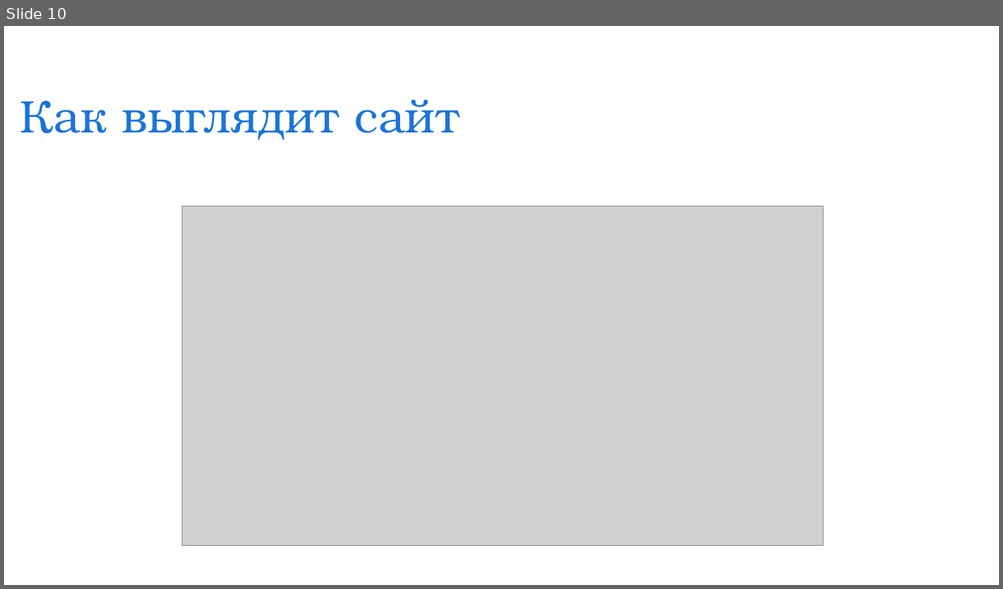
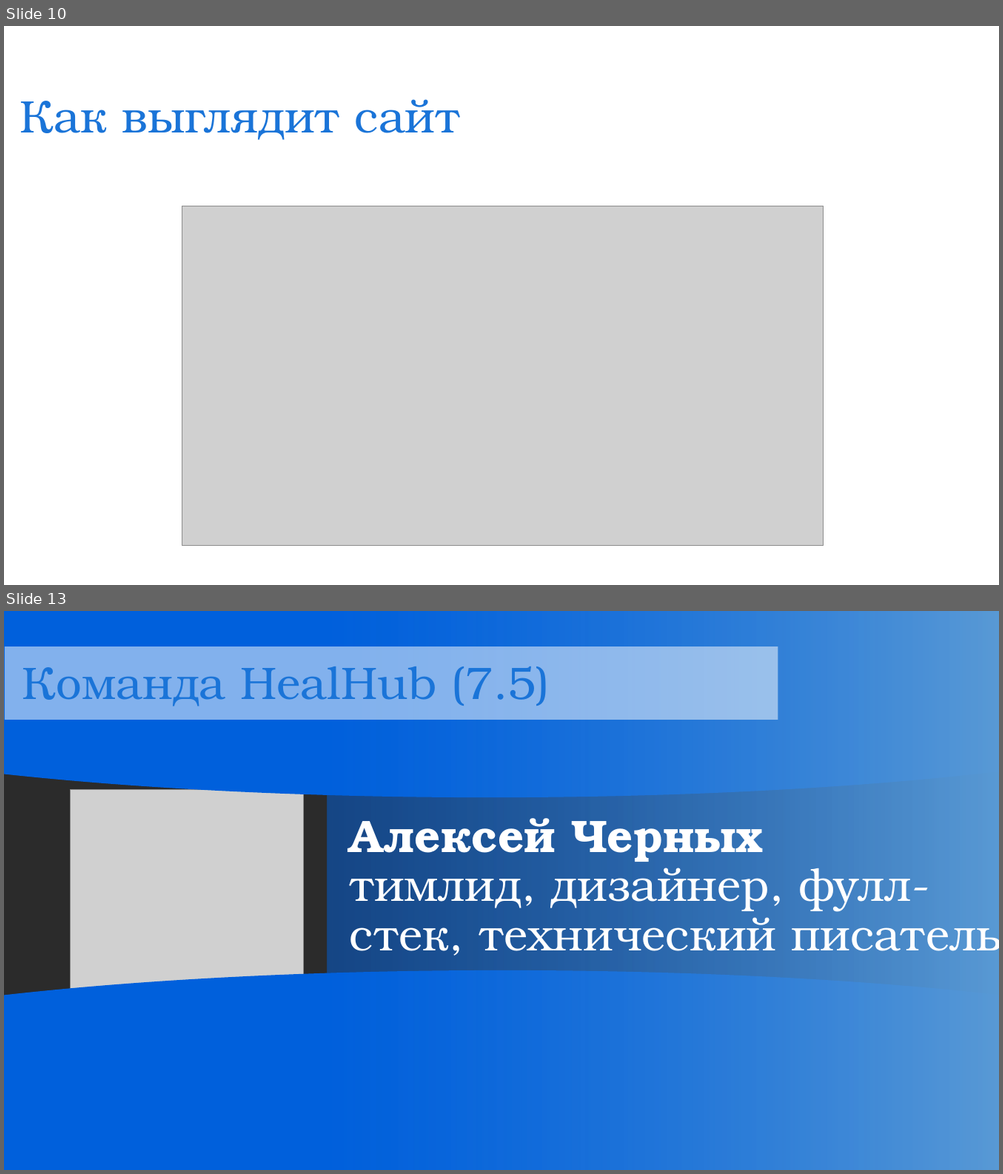
Before and after one commit to Fextice/HealHub, a slide deck: presentation/prez_healhub.pptx. Shown one above the other, each under a label of ours: slide 10 before the commit, slides 10 and 13 after it; the slides between them are not shown. The pictures are 1003x589 and 1003x1174 pixels, drawn with LibreOffice and Linux fonts; fonts in the diff are those of the drawing; grey boxes stand for pictures; background and template pictures are left out; a plain dark background stands for a picture behind light text. Boxes give left, top, right and bottom in pixels: in the first picture for what was removed or moved away, otherwise in the second. Text is boxed around its words. In the diff, an @@ line names an element or a change of style, - is before the commit and + after.

```diff
--- a/presentation/prez_healhub.pptx
+++ b/presentation/prez_healhub.pptx
@@ slide 13 added at (4, 611, 999, 1170), background picture (left out) @@
@@ ellipse added at (4, 611, 999, 797), fill #0060DC @@
@@ rectangle added at (327, 611, 999, 1170), fill gradient #5B9BD5 to #0060DC to #CEE1F2 @@
@@ rectangle added at (5, 647, 778, 720), fill #FFFFFF at 51% opacity @@
@@ text added at (22, 667, 549, 706), 44 pt, text #1A74D8 @@
+Команда HealHub (7.5)
@@ picture added at (71, 789, 303, 995) @@
@@ text added at (349, 818, 999, 951), 44 pt, text #FFFFFF @@
+Алексей Черных
+тимлид, дизайнер, фулл-стек, технический писатель
@@ ellipse added at (4, 971, 999, 1170), fill #0060DC @@
```
Also in this commit, not shown: 8 other slides changed, 1 other slide added, 1 other file.
